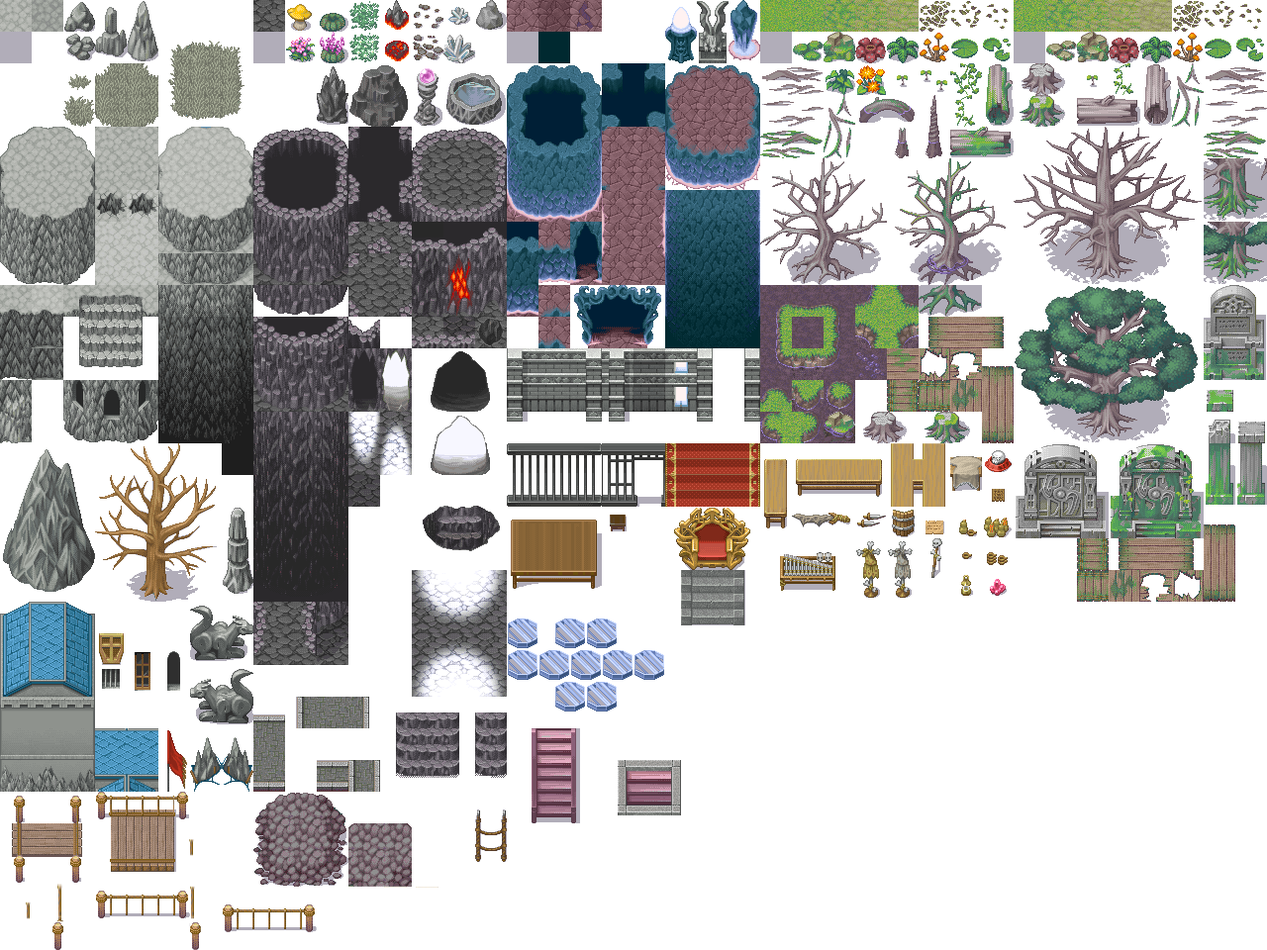
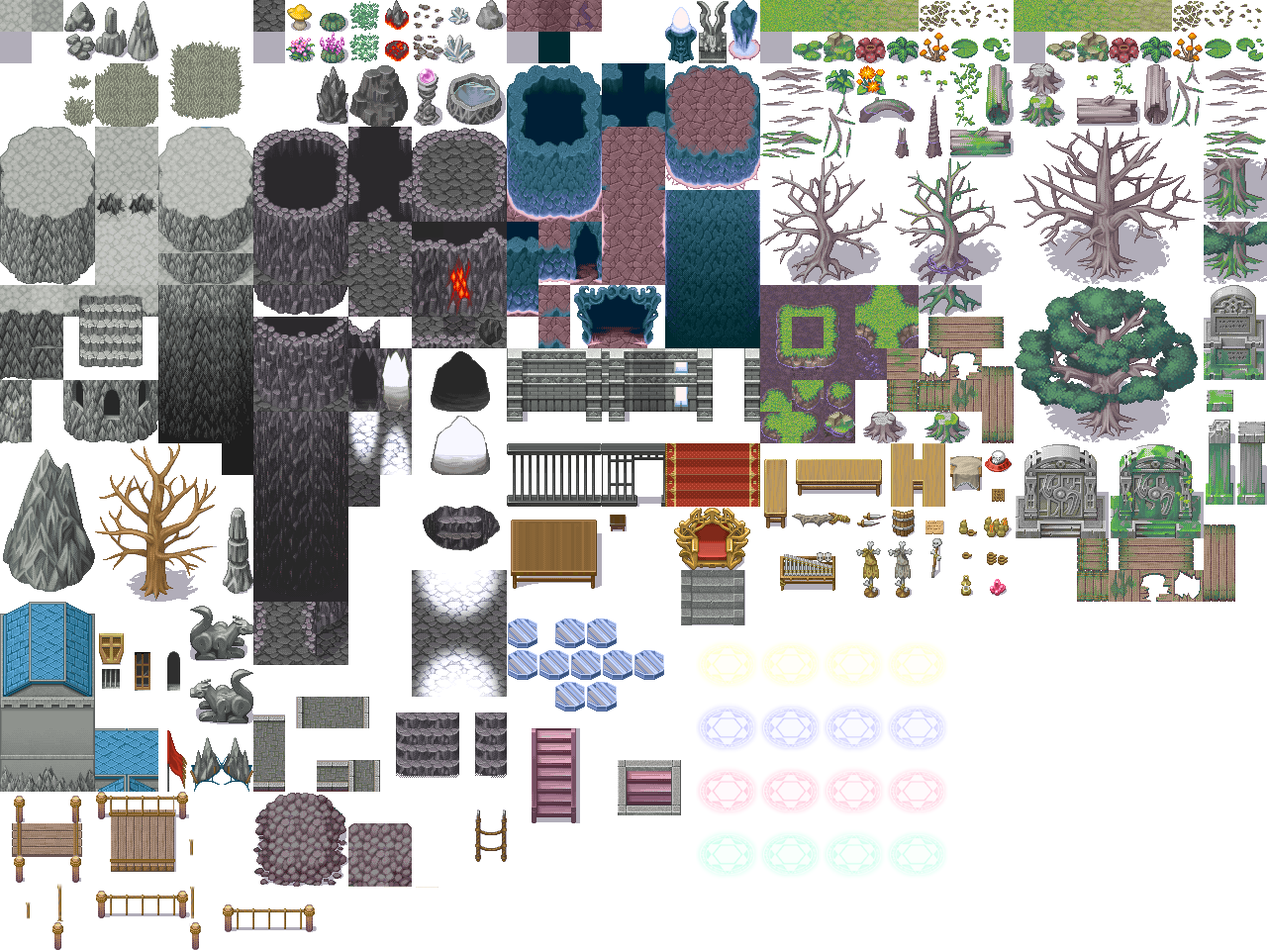
Comparing the layer stacks of the two 1267x950 images. Changes:
added layer "Calque 15" above "Calque 4" over [695, 640, 948, 879]
